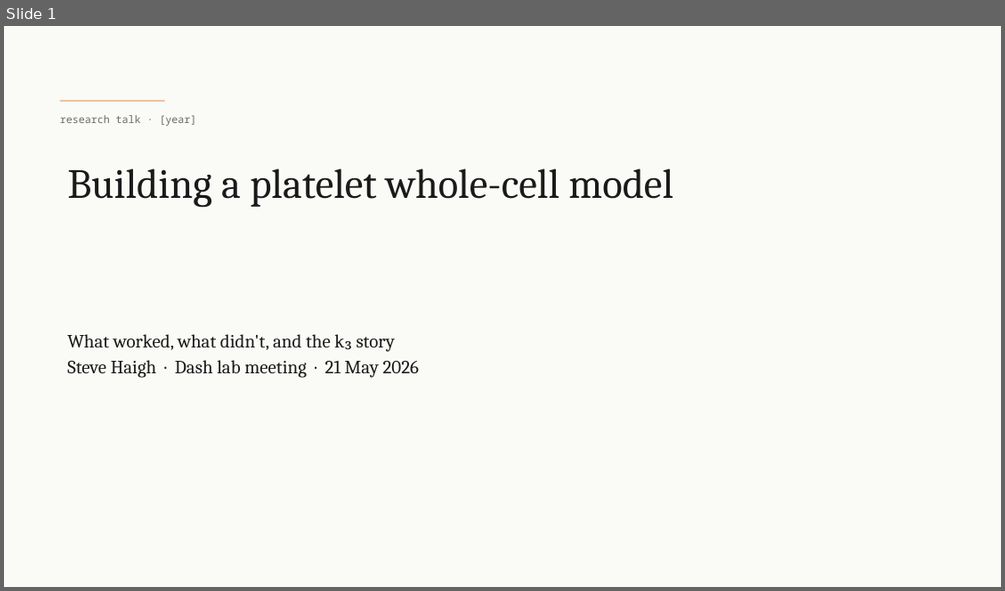
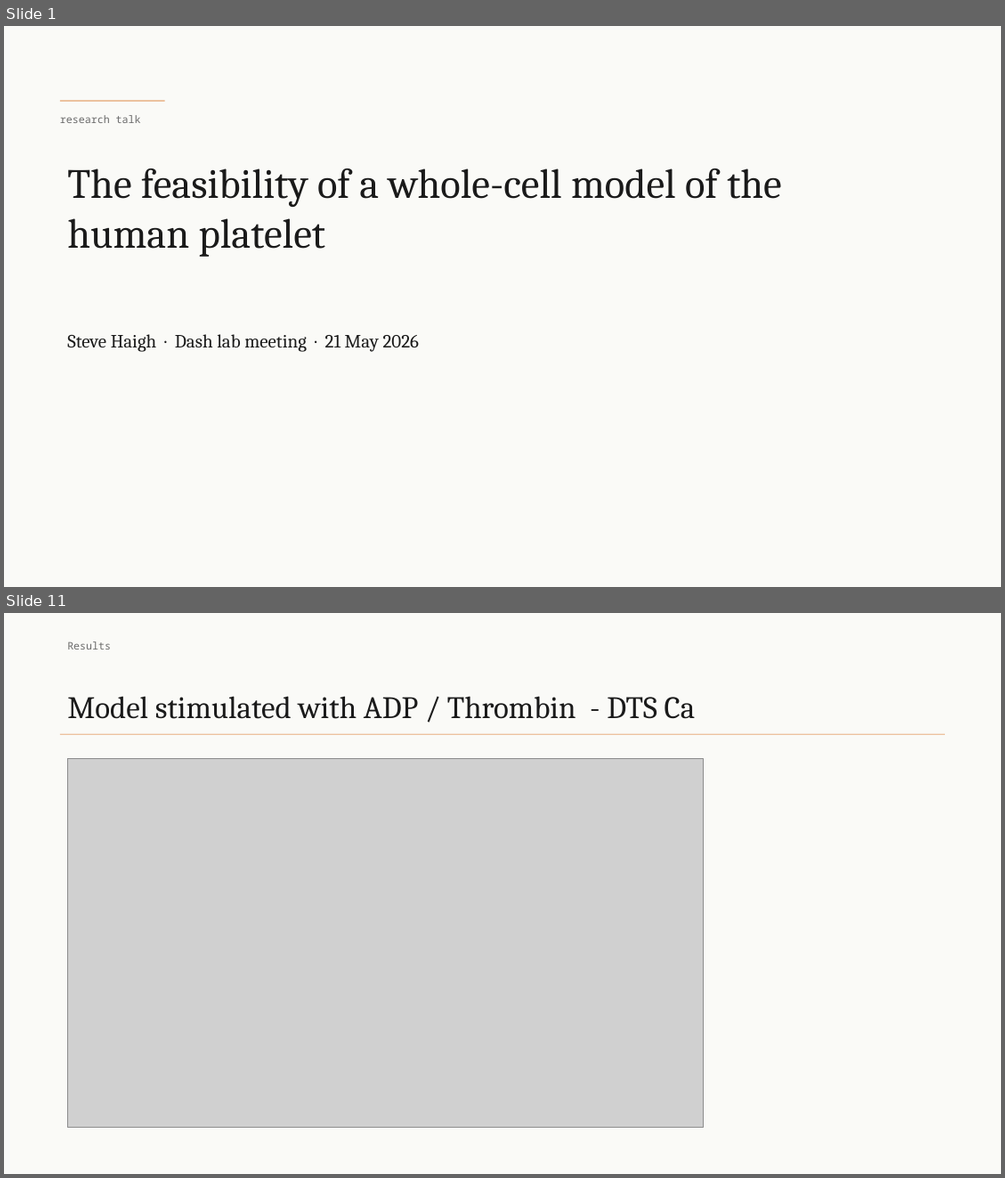
Before and after one commit to stevehaigh/platelet-wcm, a slide deck: reports/decks/lab-meeting-2026-05-14.pptx. Shown one above the other, each under a label of ours: slide 1 before the commit, slides 1 and 11 after it; the slides between them are not shown. The pictures are 1005x591 and 1005x1178 pixels, drawn with LibreOffice and Linux fonts; fonts in the diff are those of the drawing; grey boxes stand for pictures. Boxes give left, top, right and bottom in pixels: in the first picture for what was removed or moved away, otherwise in the second. Text is boxed around its words. In the diff, an @@ line names an element or a change of style, - is before the commit and + after.

```diff
--- a/reports/decks/lab-meeting-2026-05-14.pptx
+++ b/reports/decks/lab-meeting-2026-05-14.pptx
@@ slide 11 added at (4,613,1001,1174), background #FAFAF7 @@
@@ text added at (67,641,111,649), 10 pt, text #6B6B6B @@
+Results
@@ title added at (67,696,696,719), 30 pt, text #1A1A1A @@
+Model stimulated with ADP / Thrombin - DTS Ca
@@ line added from (60, 734) to (945, 734), #D55E00 0.5 pt @@
@@ picture added at (67,759,704,1127) @@
@@ slide 1 changed as well @@
@@ text at (60,115,141,123): text changed @@
-research talk · [year]
+research talk
@@ title at (67,168,782,257): text changed @@
-Building a platelet whole-cell model
+The feasibility of a whole-cell model of the human platelet
@@ text at (67,334,395,352): paragraph removed @@
-What worked, what didn't, and the k₃ story
```
Also in this commit, not shown: 4 other slides changed, 6 other slides added, 3 slides removed, 2 other files.
